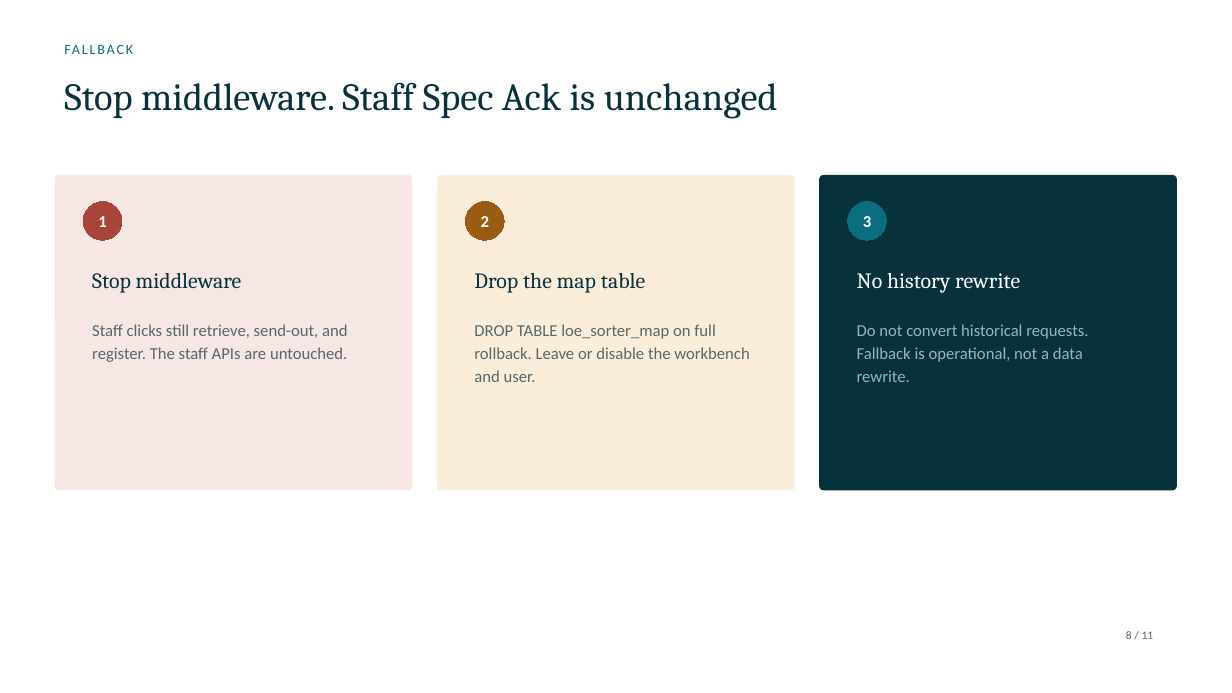
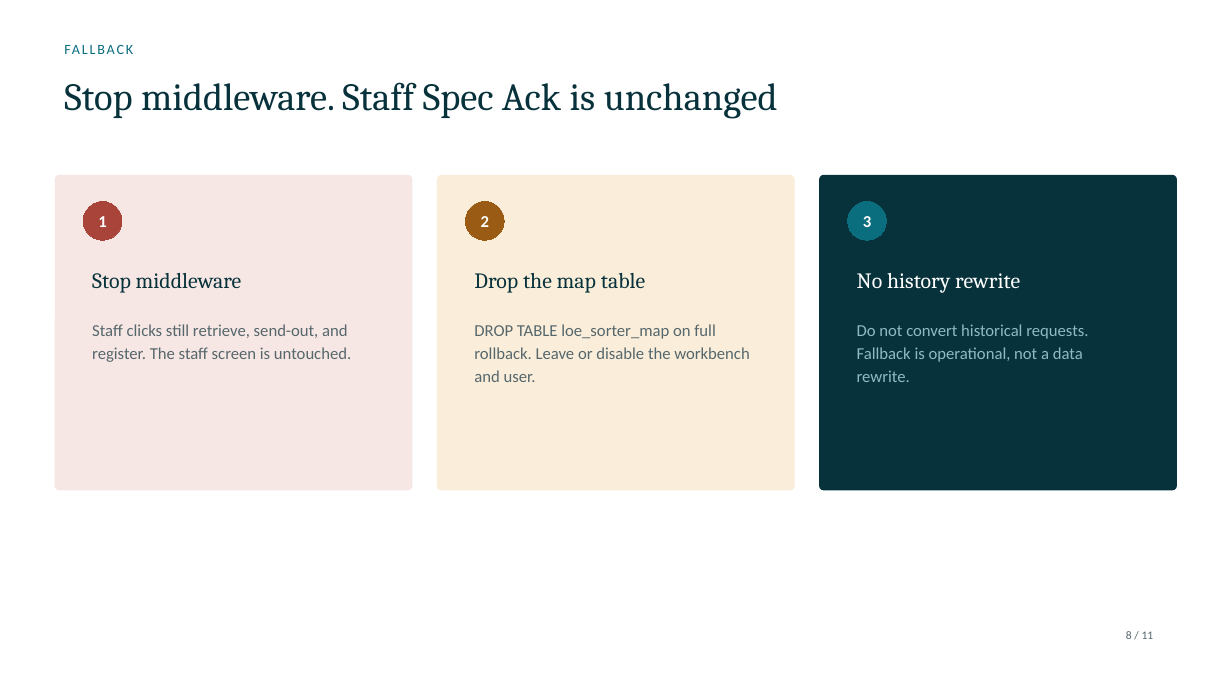
Before and after one commit to DragonChong/HA-Notes, a slide deck: slide 8 of SDLC/Projects/TMP-specimen-sorter-api — Specimen Sorter API/assets/Specimen Sorter API.pptx. Drawn at 1232x693 pixels with LibreOffice and Linux fonts; fonts in the diff are those of the drawing. Boxes give left, top, right and bottom in pixels: in the first picture for what was removed or moved away, otherwise in the second. Text is boxed around its words. In the diff, an @@ line names an element or a change of style, - is before the commit and + after.

```diff
--- a/SDLC/Projects/TMP-specimen-sorter-api — Specimen Sorter API/assets/Specimen Sorter API.pptx
+++ b/SDLC/Projects/TMP-specimen-sorter-api — Specimen Sorter API/assets/Specimen Sorter API.pptx
@@ text at [92,324,351,362]: text changed @@
-Staff clicks still retrieve, send-out, and register. The staff APIs are untouched.
+Staff clicks still retrieve, send-out, and register. The staff screen is untouched.
```
Also in this commit, not shown: 7 other slides changed, 1 slide added, 1 slide removed, 3 other files.
